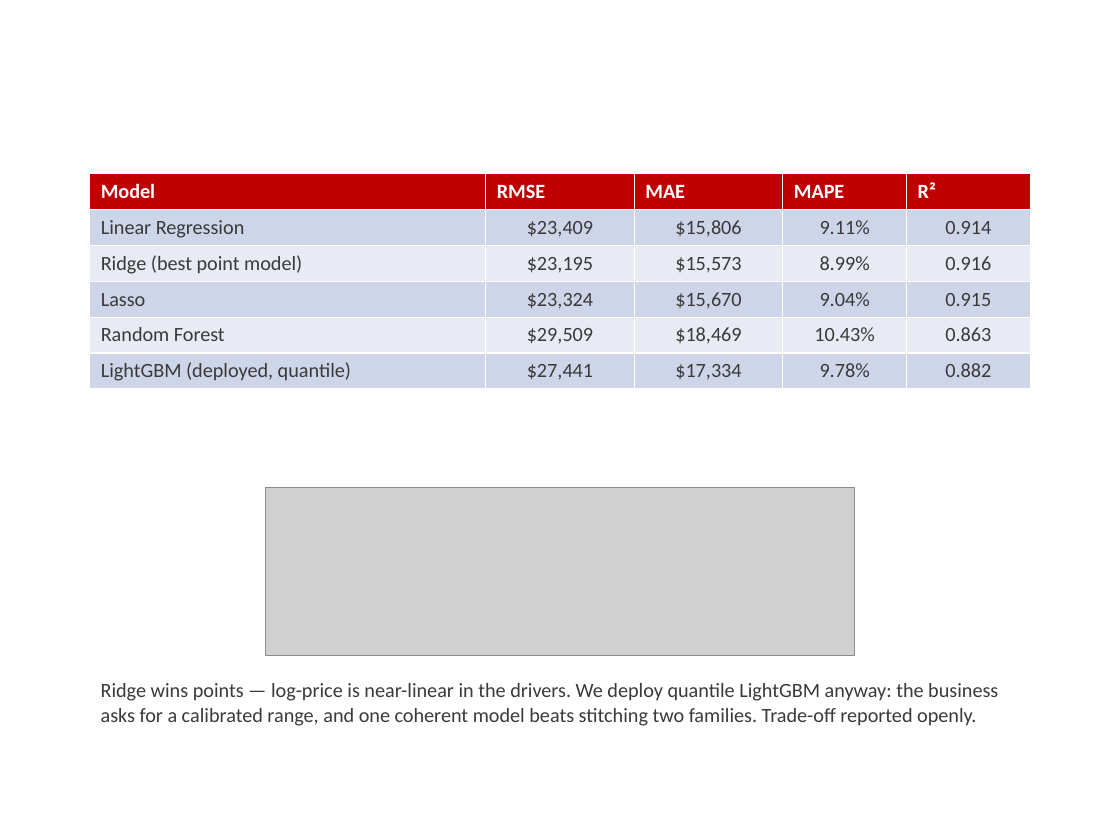
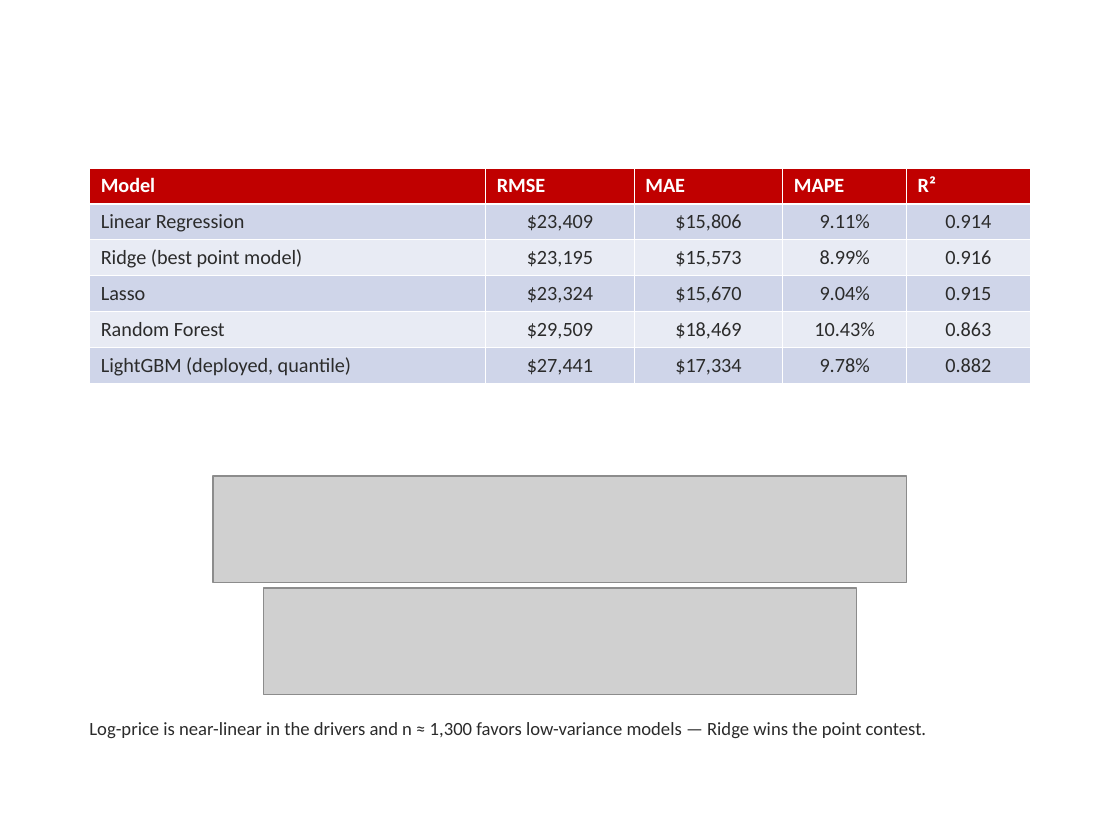
Before and after one commit to ducnt3/house-price-analytics, a slide deck: slide 14 of reports/hust-house-price-slides.pptx (slide 8 before the commit). Drawn at 1120x840 pixels with LibreOffice and Linux fonts; fonts in the diff are those of the drawing; grey boxes stand for pictures; background and template pictures are left out. Boxes give left, top, right and bottom in pixels: in the first picture for what was removed or moved away, otherwise in the second. Text is boxed around its words. In the diff, an @@ line names an element or a change of style, - is before the commit and + after.

Commit message:
docs: expand slide deck to 22 slides with LaTeX-typeset formulas
- Cover lists all members with student IDs
- Formulas re-rendered in Computer Modern (classic LaTeX typeface);
  multi-line formulas split into single-line images so nothing collides
- New slides: agenda, injected-imperfections table, four EDA slides using
  all figures, residual analysis, model-choice rationale, conformal
  calibration walkthrough, monitoring design + results, app screenshot
  on the demo slide

```diff
--- a/reports/hust-house-price-slides.pptx
+++ b/reports/hust-house-price-slides.pptx
@@ table at [90, 168, 1033, 380] @@
@@ text colour #3A3A3A to #2B2B2B @@
@@ table: place and size @@
-table at [90, 174, 1033, 385]
+table at [90, 168, 1033, 380]
@@ picture: place and size @@
-picture at [265, 487, 855, 655]
+picture at [213, 476, 906, 582]
@@ picture added at [263, 588, 857, 694] @@
@@ text at [89, 722, 926, 738]: text changed; size 13 to 12 pt; text colour #3A3A3A to #2B2B2B @@
-Ridge wins points — log-price is near-linear in the drivers. We deploy quantile LightGBM anyway: the business asks for a calibrated range, and one coherent model beats stitching two families. Trade-off reported openly.
+Log-price is near-linear in the drivers and n ≈ 1,300 favors low-variance models — Ridge wins the point contest.
```
Also in this commit, not shown: 11 other slides changed, 10 slides added, 1 slide removed, 13 other files.
